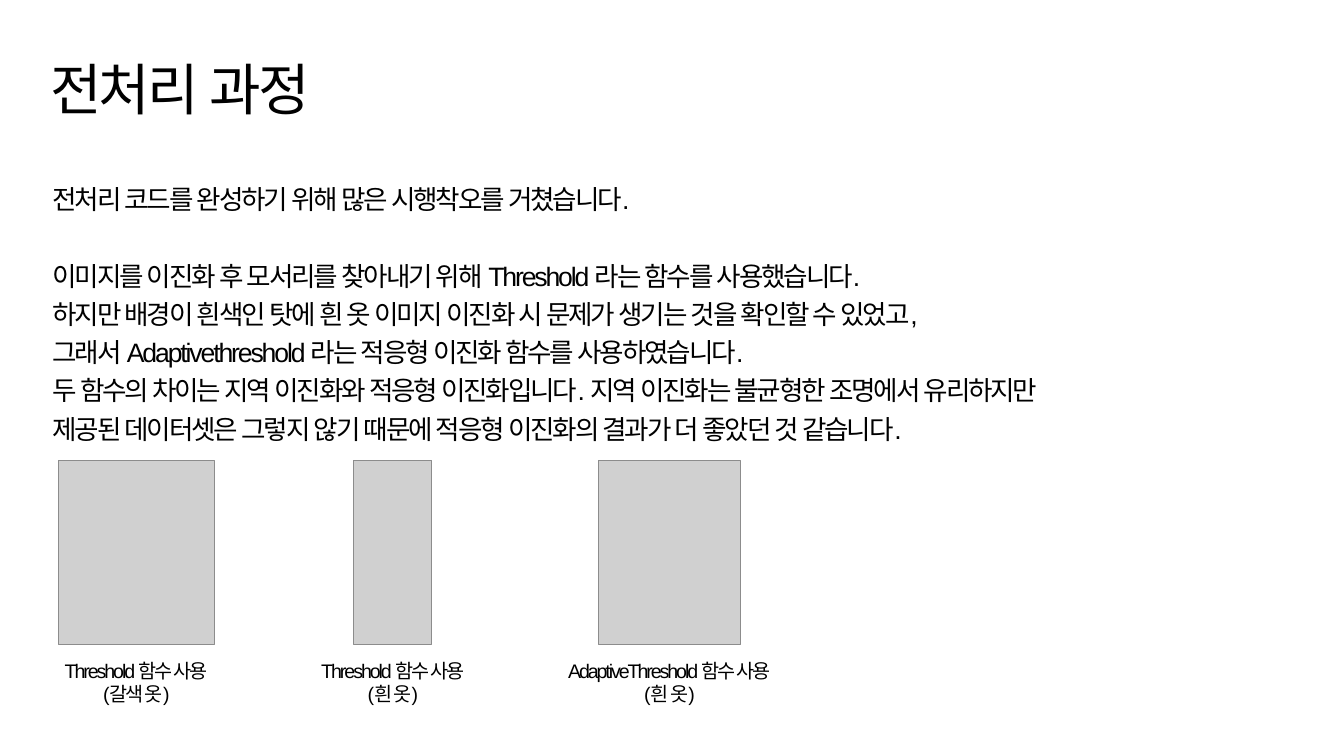
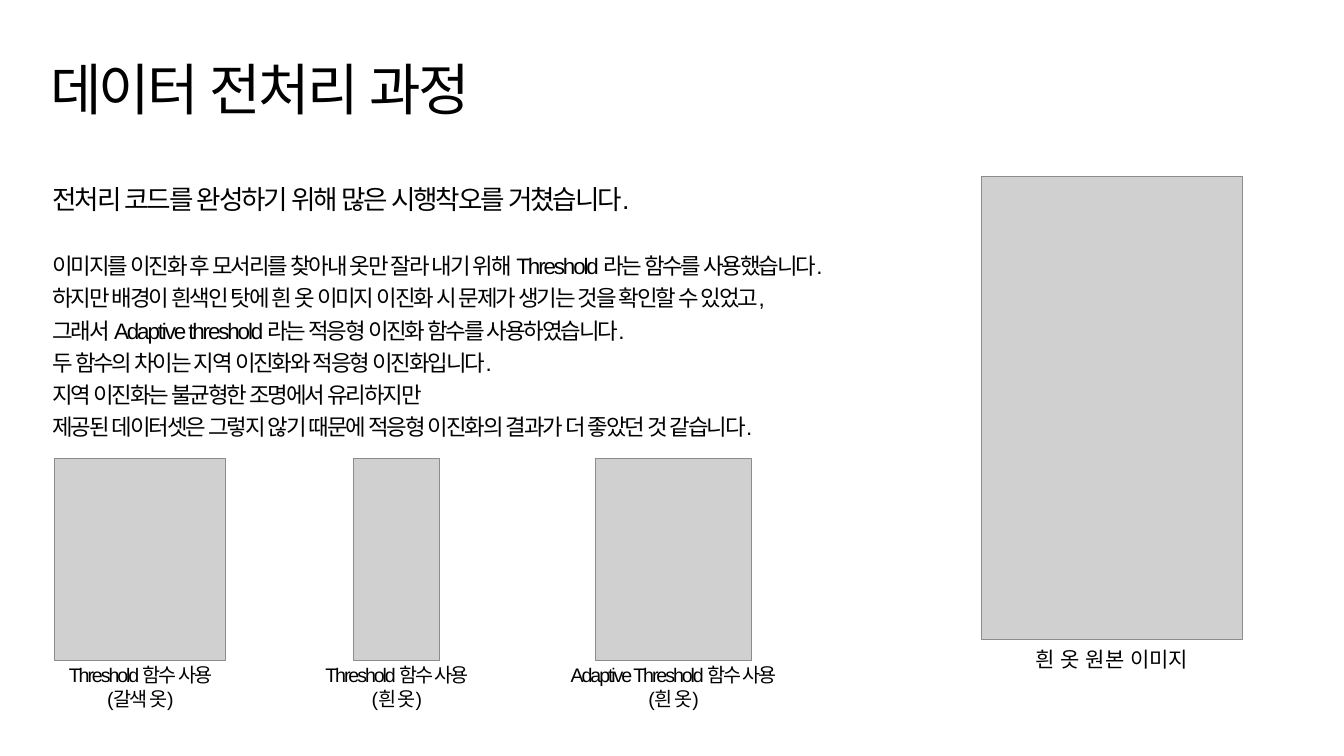
Before and after one commit to suk-6/22-dcc, a slide deck: slide 4 of 춘식이 발표자료.pptx (slide 5 before the commit). Drawn at 1344x756 pixels with LibreOffice and Linux fonts; fonts in the diff are those of the drawing; grey boxes stand for pictures; background and template pictures are left out. Boxes give left, top, right and bottom in pixels: in the first picture for what was removed or moved away, otherwise in the second. Text is boxed around its words. In the diff, an @@ line names an element or a change of style, - is before the commit and + after.

Commit message:
Update PPT

```diff
--- a/춘식이 발표자료.pptx
+++ b/춘식이 발표자료.pptx
@@ title at <box>50,63,470,115</box>: text changed @@
-전처리 과정
+데이터 전처리 과정
@@ picture added at <box>982,176,1243,640</box> @@
@@ text at <box>53,255,823,276</box>: text changed; size 19 to 16 pt @@
-이미지를 이진화 후 모서리를 찾아내기 위해 Threshold 라는 함수를 사용했습니다.
+이미지를 이진화 후 모서리를 찾아내 옷만 잘라 내기 위해 Threshold 라는 함수를 사용했습니다.
@@ text at <box>53,287,765,437</box>: size 19 to 16 pt in "하지만 배경이 흰색인 탓에 흰 옷 이미지 ...", "제공된 데이터셋은 그렇지 않기 때문에 적응형 이진화의 ..." @@
@@ text at <box>53,320,625,405</box>: text changed; size 19 to 16 pt @@
-그래서 Adaptivethreshold 라는 적응형 이진화 함수를 사용하였습니다.
-두 함수의 차이는 지역 이진화와 적응형 이진화입니다. 지역 이진화는 불균형한 조명에서 유리하지만
+그래서 Adaptive threshold 라는 적응형 이진화 함수를 사용하였습니다.
+두 함수의 차이는 지역 이진화와 적응형 이진화입니다.
+지역 이진화는 불균형한 조명에서 유리하지만
@@ picture: place and size @@
-picture at <box>58,461,214,645</box>
+picture at <box>55,459,227,661</box>
@@ picture: place and size @@
-picture at <box>354,461,433,645</box>
+picture at <box>354,459,440,661</box>
@@ picture: place and size @@
-picture at <box>599,461,740,645</box>
+picture at <box>596,459,751,661</box>
@@ text "Threshold 함수 사용": place and size @@
-text "Threshold 함수 사용" at <box>65,661,208,705</box>
+text "Threshold 함수 사용" at <box>69,665,212,710</box>
@@ text "Threshold 함수 사용": place and size @@
-text "Threshold 함수 사용" at <box>321,661,465,705</box>
+text "Threshold 함수 사용" at <box>325,665,469,710</box>
@@ text added at <box>1035,649,1188,669</box>, 15 pt, text #000000 @@
+흰 옷 원본 이미지
@@ text at <box>571,665,777,686</box>: spaces changed @@
-AdaptiveThreshold 함수 사용
+Adaptive Threshold 함수 사용
```
Also in this commit, not shown: 9 other slides changed.
